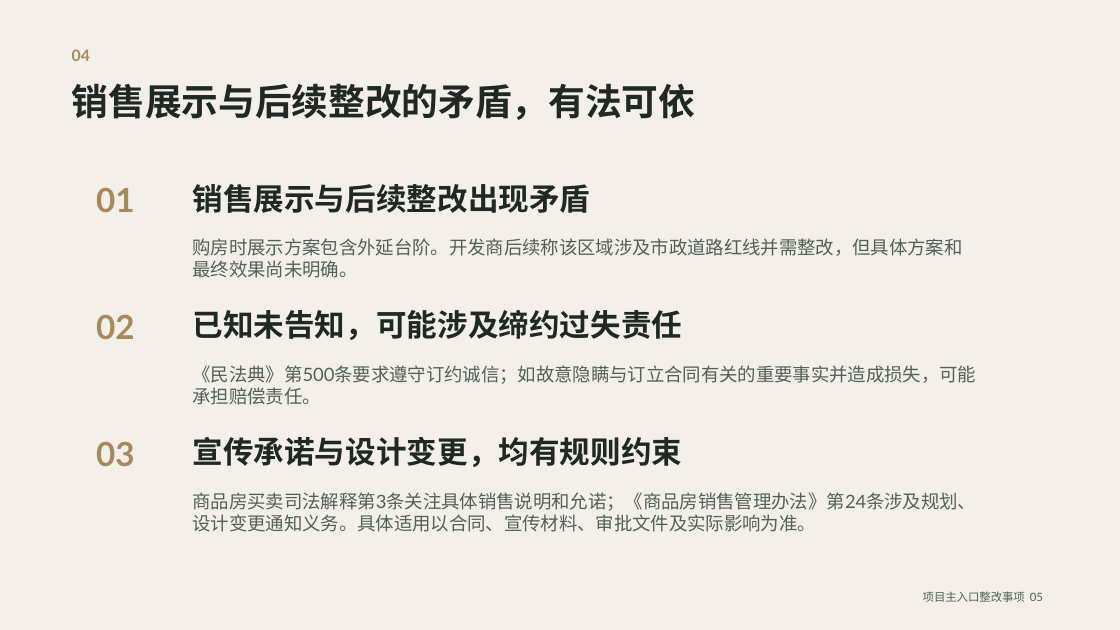
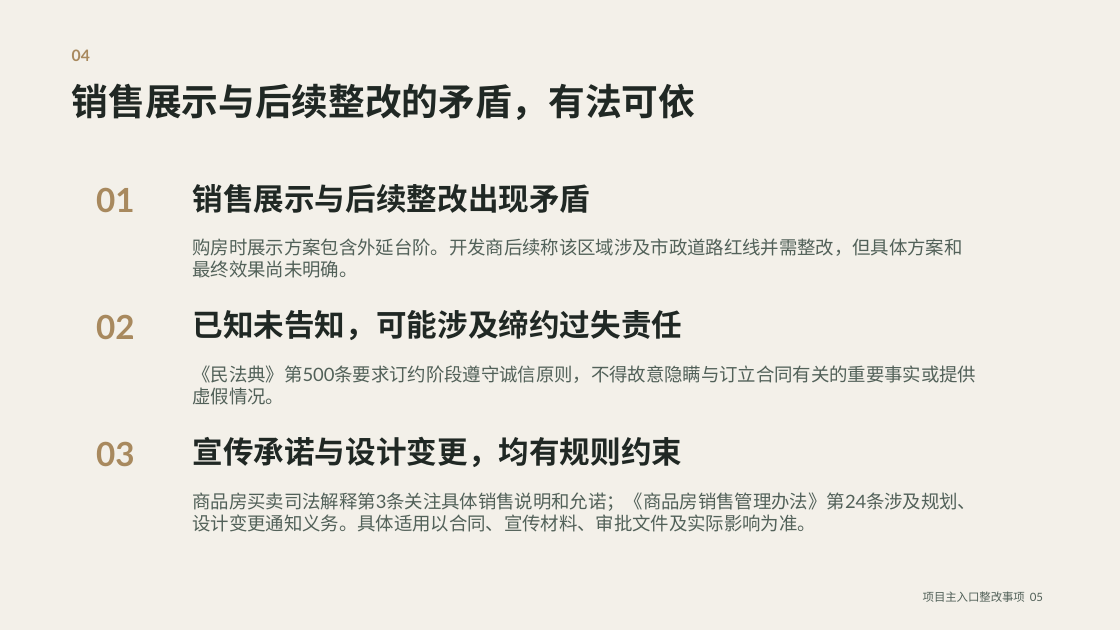
Before and after one commit to jwcesign/entrance-remediation-public-site, a slide deck: slide 5 of files/project-entrance-owner-opinion.pptx. Drawn at 1120x630 pixels with LibreOffice and Linux fonts; fonts in the diff are those of the drawing. Boxes give left, top, right and bottom in pixels: in the first picture for what was removed or moved away, otherwise in the second. Text is boxed around its words. In the diff, an @@ line names an element or a change of style, - is before the commit and + after.

```diff
--- a/files/project-entrance-owner-opinion.pptx
+++ b/files/project-entrance-owner-opinion.pptx
@@ text at box(193, 365, 977, 405): text changed @@
-《民法典》第500条要求遵守订约诚信；如故意隐瞒与订立合同有关的重要事实并造成损失，可能承担赔偿责任。
+《民法典》第500条要求订约阶段遵守诚信原则，不得故意隐瞒与订立合同有关的重要事实或提供虚假情况。
```
Also in this commit, not shown: 2 other slides changed, 4 slides added, 3 slides removed, 10 other files.
